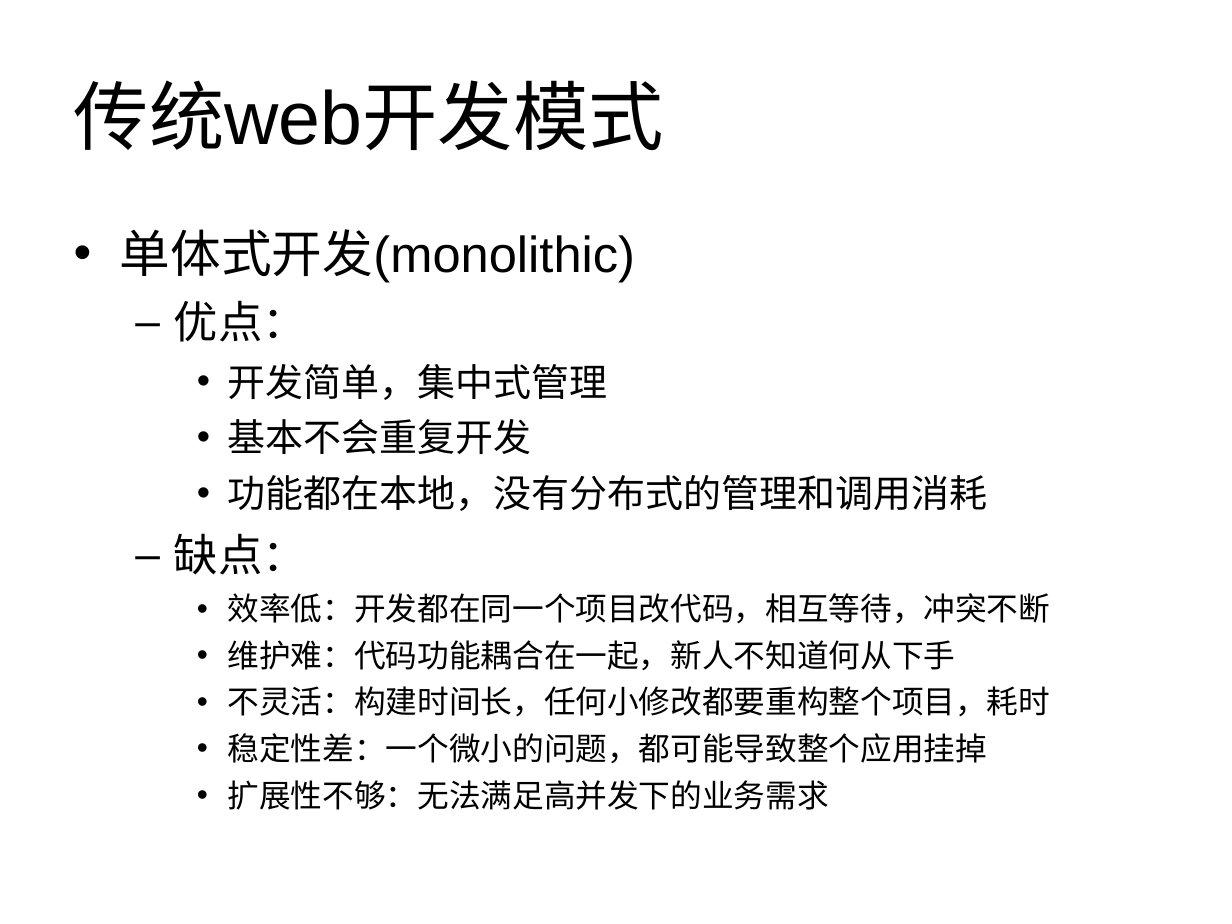
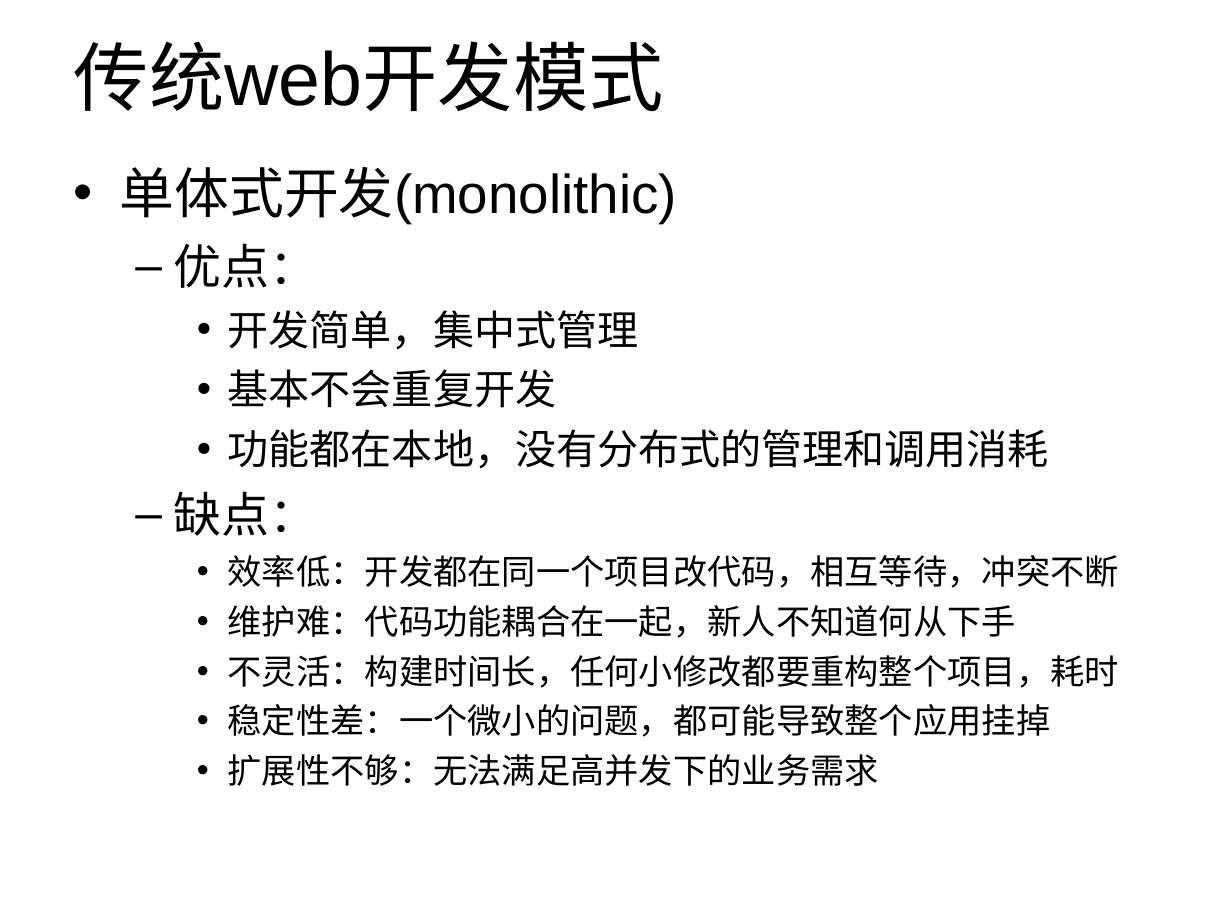
Before and after one commit to Wang-Ray/notes, a slide deck: slide 7 of Micro service.ppt. Drawn at 1232x924 pixels with LibreOffice and Linux fonts; fonts in the diff are those of the drawing; background and template pictures are left out. Boxes give left, top, right and bottom in pixels: in the first picture for what was removed or moved away, otherwise in the second. Text is boxed around its words. In the diff, an @@ line names an element or a change of style, - is before the commit and + after.

```diff
--- a/Micro service.ppt
+++ b/Micro service.ppt
@@ title "传统web开发模式": place and size @@
-title "传统web开发模式" at (74,80,664,150)
+title "传统web开发模式" at (74,41,664,111)
@@ text "单体式开发(monolithic)": place and size @@
-text "单体式开发(monolithic)" at (120,229,1051,810)
+text "单体式开发(monolithic)" at (120,167,1119,786)
@@ text "单体式开发(monolithic)" at (120,167,1119,786): size 29.6 to 32 pt in "单体式开发(monolithic)"; size 25.9 to 28 pt in "优点：", "缺点："; size 22.2 to 24 pt in "开发简单，集中式管理", "基本不会重复开发", "功能都在本地，没有分布式的管理和调用消耗"; size 18.5 to 20 pt in "效率低：开发都在同一个项目改代码，相互等待，冲突不断", "维护难：代码功能耦合在一起，新人不知道何从下手", "不灵活：构建时间长，任何小修改都要重构整个项目，耗时", "稳定性差：一个微小的问题，都可能导致整个应用挂掉" and 1 more places @@
```
Also in this commit, not shown: 29 other slides changed, 5 other files.
